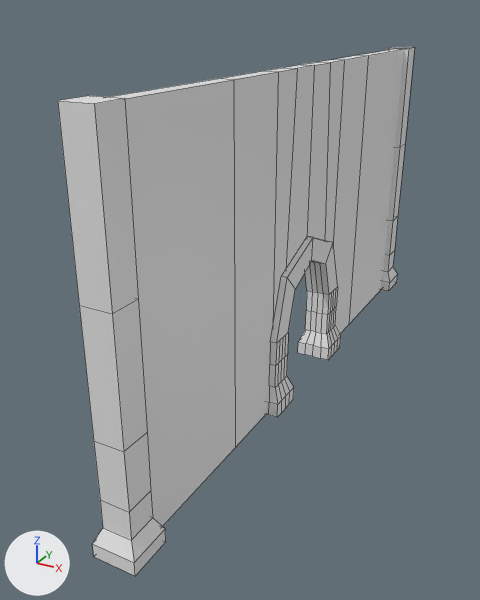
A saved change to the Blender file Resources/Assets/AssetsWorkspace/Door.blend.
Rendered twice from a 50 mm lens placed at (5.21, -12.08, 7.49), pointed at (-0.8, -1.15, 2.02). Arrows for +X, +Y and +Z are at lower left; the lights stay in place. The picture after the commit comes second. Mesh edges are drawn as thin lines.

Script lines for the objects in view, before the commit:
```python
me_立方体_002 = bpy.data.meshes.new('立方体.002')
me_立方体_002.from_pydata(...)  # 318 vertices, 326 faces; spans x -0.39..0.39, y -6.46..6.46, z -0.6..6.03
ob_立方体_001 = bpy.data.objects.new('立方体.001', me_立方体_002)
ob_立方体_001.location = (0.0, 0.0, 0.52)
```
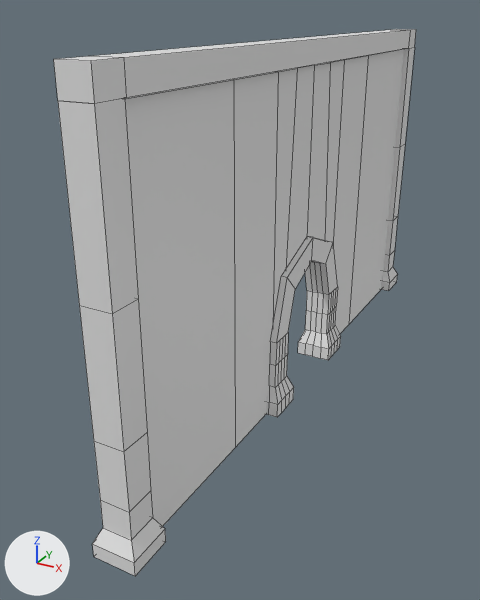
Patch to the scene script:
```diff
--- a/Resources/Assets/AssetsWorkspace/Door.blend.py
+++ b/Resources/Assets/AssetsWorkspace/Door.blend.py
@@ me_立方体_002 @@
 # used by ob_立方体_001; location = (0.0, 0.0, 0.52)
-me_立方体_002.from_pydata(...)  # 318 vertices, 326 faces; spans x -0.39..0.39, y -6.46..6.46, z -0.6..6.03
+me_立方体_002.from_pydata(...)  # 330 vertices, 338 faces; spans x -0.39..0.39, y -6.46..6.46, z -0.6..6.46
+# me_立方体_002 part 1
+# 1 face is deleted
+# 12 vertices are added at x -0.26..0.26, y -6.33..6.33, z 6.03..6.46
+# 13 new faces join them
```

Pixel boxes (x1, y1, x2, y2) of what changed, in the pictures (480 x 600 px):
'立方体.001', reshaped: before (58, 47, 415, 576); after (54, 29, 416, 576)
part 1 of me_立方体_002, built on: before (391, 47, 414, 48); after (54, 29, 416, 104)
